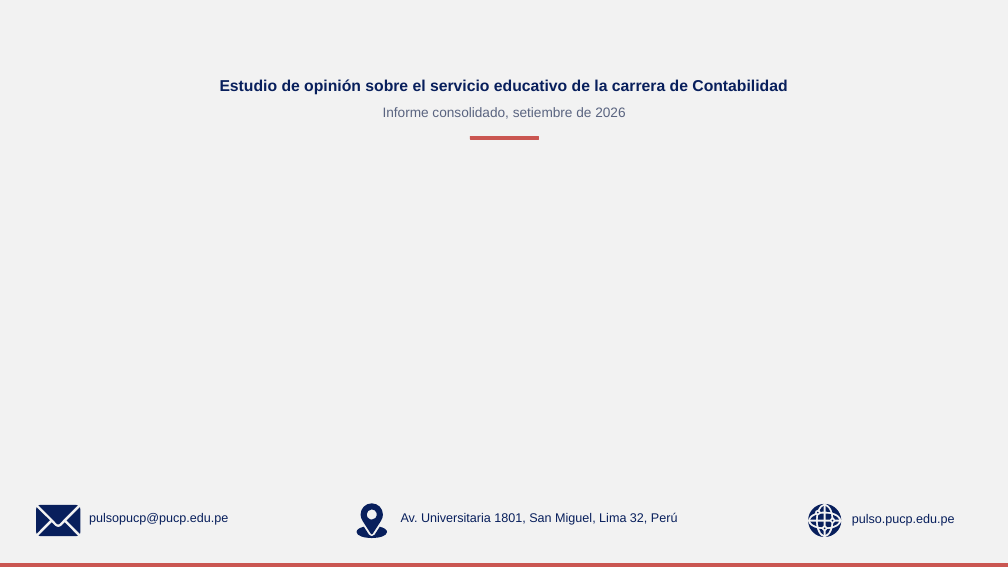
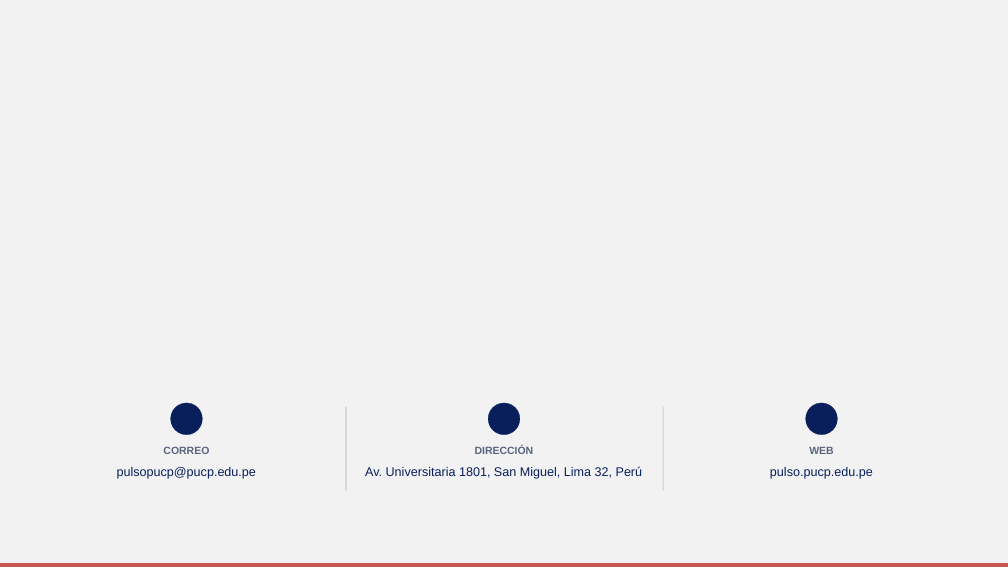
Before and after one commit to GonzaloAlmendariz/prosecnur-app, a slide deck: slide 166 of docs/qa/motor-ppt-2026-10-06/4-recetario/recetario-moderna.pptx (slide 165 before the commit). Drawn at 1008x567 pixels with LibreOffice and Linux fonts; fonts in the diff are those of the drawing; background and template pictures are left out. Boxes give left, top, right and bottom in pixels: in the first picture for what was removed or moved away, otherwise in the second. Text is boxed around its words. In the diff, an @@ line names an element or a change of style, - is before the commit and + after.

```diff
--- a/docs/qa/motor-ppt-2026-10-06/4-recetario/recetario-moderna.pptx
+++ b/docs/qa/motor-ppt-2026-10-06/4-recetario/recetario-moderna.pptx
@@ text removed at [220,79,787,95] @@
-Estudio de opinión sobre el servicio educativo de la carrera de Contabilidad
@@ text removed at [383,107,625,119] @@
-Informe consolidado, setiembre de 2026
@@ rectangle removed at [470,136,538,139] @@
@@ ellipse added at [171,403,203,435], fill #081F5C, outline #081F5C 0.25 pt @@
@@ rectangle added at [346,407,346,490], fill #D5D9DF, outline #D5D9DF 0.25 pt @@
@@ ellipse added at [488,403,520,435], fill #081F5C, outline #081F5C 0.25 pt @@
@@ rectangle added at [663,407,664,490], fill #D5D9DF, outline #D5D9DF 0.25 pt @@
@@ ellipse added at [806,403,838,435], fill #081F5C, outline #081F5C 0.25 pt @@
@@ text added at [163,447,209,454], 10 pt, text #5A6480, bold @@
+CORREO
@@ text added at [475,446,534,454], 10 pt, text #5A6480, bold @@
+DIRECCIÓN
@@ text added at [809,447,833,454], 10 pt, text #5A6480, bold @@
+WEB
@@ text "pulsopucp@pucp.edu.pe": place and size @@
-text "pulsopucp@pucp.edu.pe" at [89,513,228,525]
+text "pulsopucp@pucp.edu.pe" at [117,467,256,479]
@@ text "Av. Universitaria 1801, San Miguel, ...": place and size @@
-text "Av. Universitaria 1801, San Miguel, ..." at [401,512,678,525]
+text "Av. Universitaria 1801, San Miguel, ..." at [365,466,643,479]
@@ alignment left to centre in 3 elements at [117,467,256,479], [365,466,643,479], [770,467,873,479] @@
@@ text "pulso.pucp.edu.pe": place and size @@
-text "pulso.pucp.edu.pe" at [852,514,955,526]
+text "pulso.pucp.edu.pe" at [770,467,873,479]
@@ rectangle added at [0,488,1008,560], fill #F2F2F2, outline #F2F2F2 0.25 pt @@
@@ group removed at [36,505,80,536]: 4 freeform shapes @@
@@ freeform shape removed at [361,504,383,535] @@
@@ freeform shape removed at [357,527,387,538] @@
@@ group removed at [808,504,842,537]: 19 freeform shapes @@
```
Also in this commit, not shown: 3 other slides changed, 5 other files.
